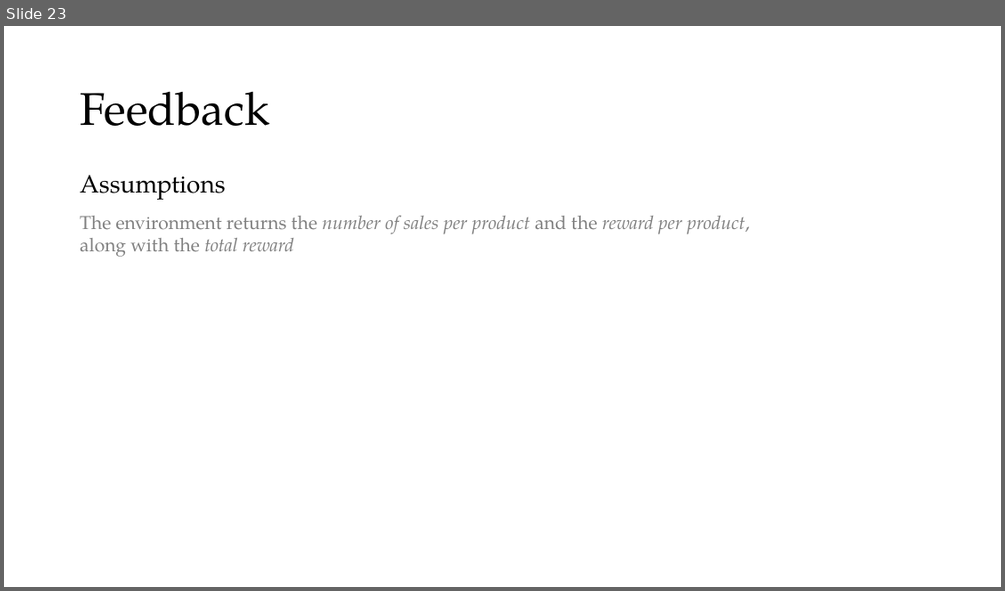
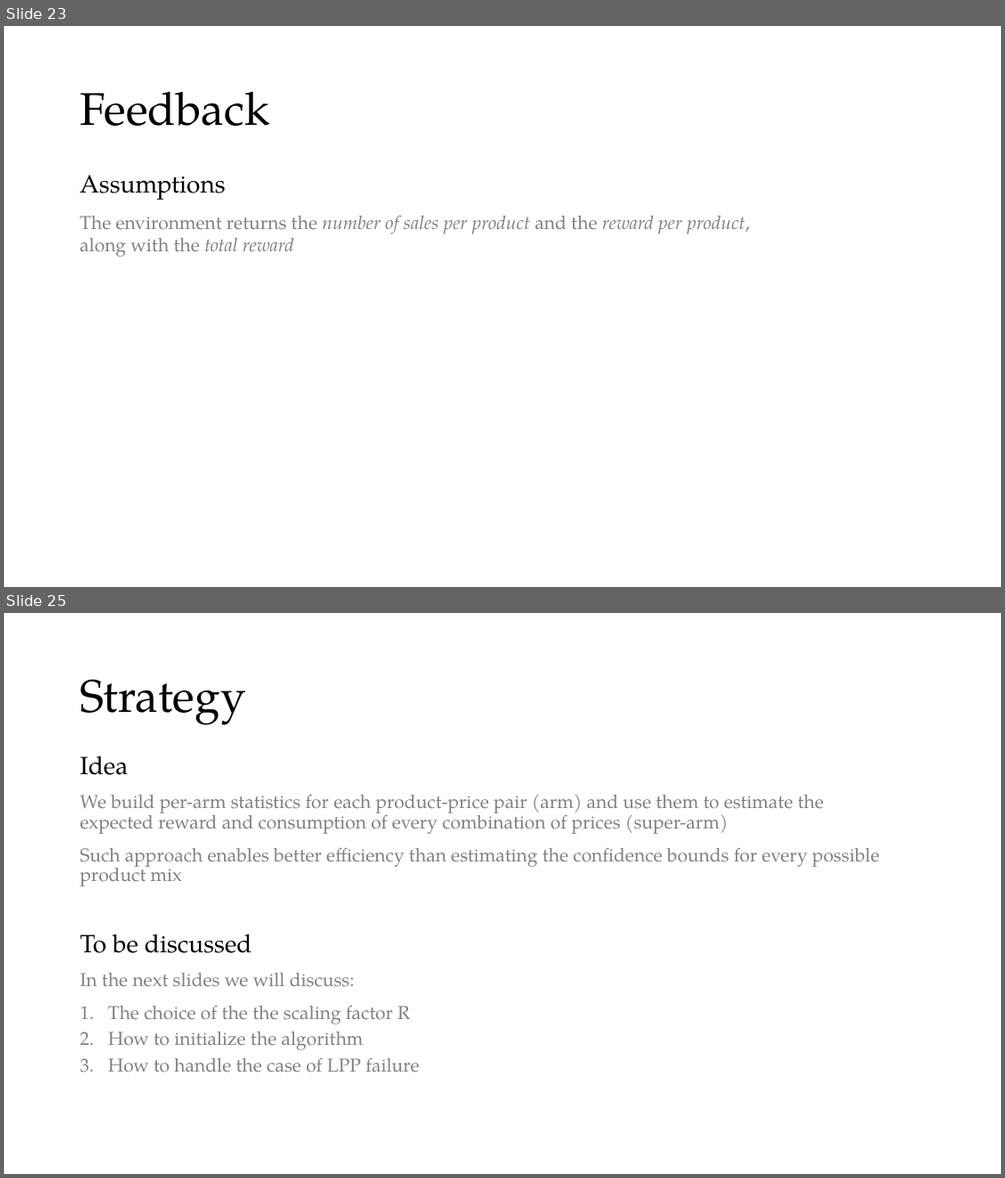
Before and after one commit to peetceenatoo/online-learning, a slide deck: Slides.pptx. Shown one above the other, each under a label of ours: slide 23 before the commit, slides 23 and 25 after it; the slides between them are not shown. The pictures are 1005x591 and 1005x1178 pixels, drawn with LibreOffice and Linux fonts; fonts in the diff are those of the drawing. Boxes give left, top, right and bottom in pixels: in the first picture for what was removed or moved away, otherwise in the second. Text is boxed around its words. In the diff, an @@ line names an element or a change of style, - is before the commit and + after.

```diff
--- a/Slides.pptx
+++ b/Slides.pptx
@@ slide 25 added at [4, 613, 1001, 1174], background #FFFFFF @@
@@ title added at [80, 679, 245, 725], 44 pt, text #000000 @@
+Strategy
@@ text added at [80, 755, 880, 1072], 18 pt, text #808080 @@
+Idea
+We build per-arm statistics for each product-price pair (arm) and use them to estimate the expected reward and consumption of every combination of prices (super-arm)
+Such approach enables better efficiency than estimating the confidence bounds for every possible product mix
+To be discussed
+In the next slides we will discuss:
+1. The choice of the the scaling factor R
+2. How to initialize the algorithm
+3. How to handle the case of LPP failure
```
Also in this commit, not shown: 8 slides changed, 7 other slides added, 2 slides removed, 1 other file.
